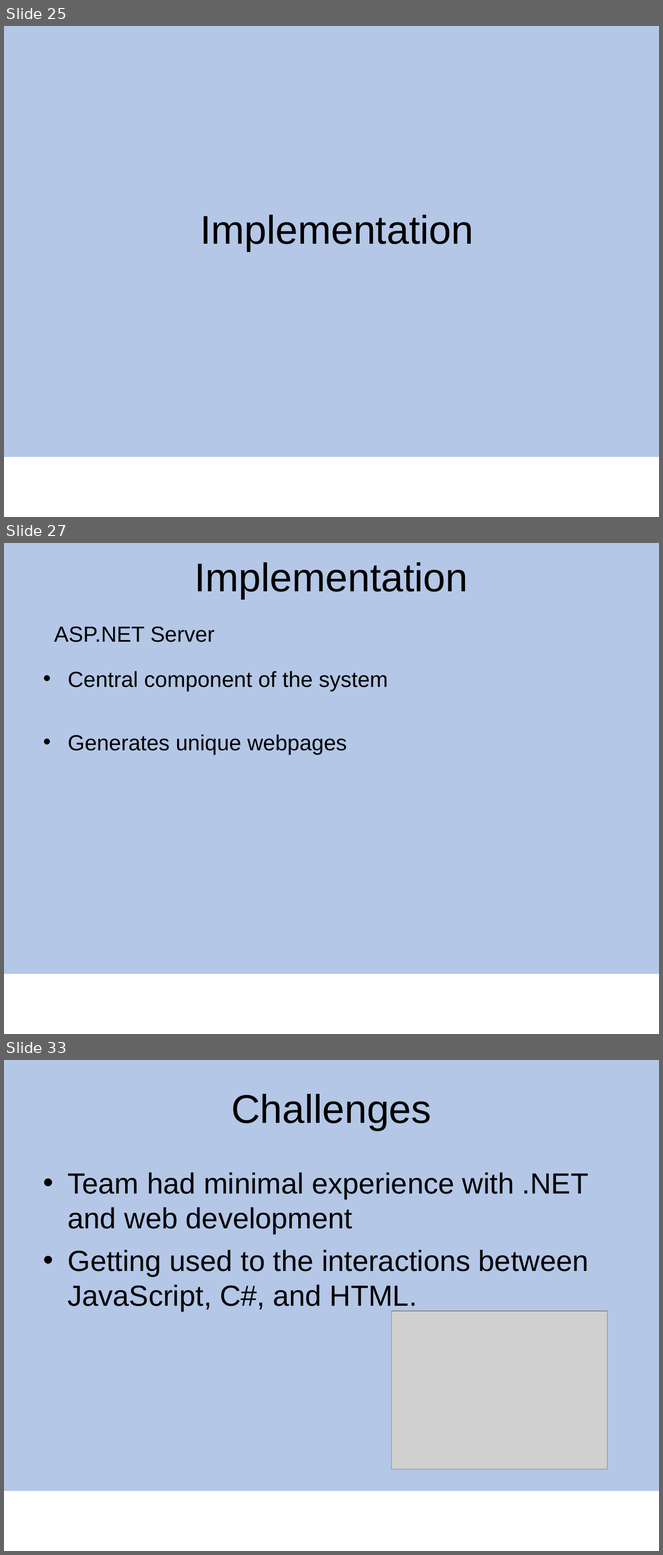
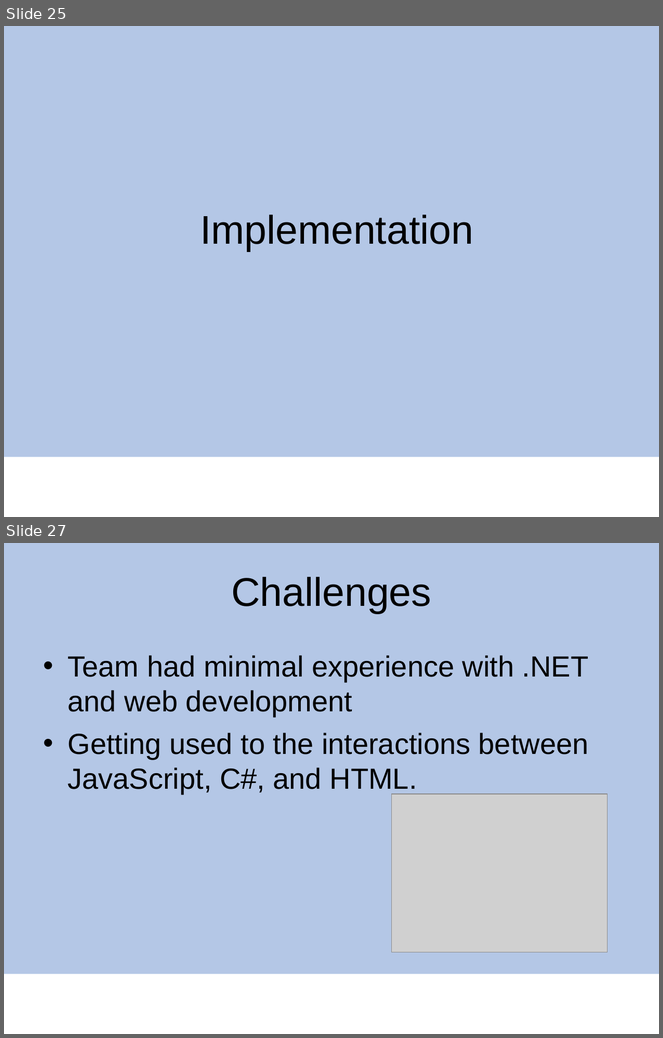
Before and after one commit to cenck09/TheGalleryWalkAlpha, a slide deck: Capstone_galleryWak_newV.ppt. Shown one above the other, each under a label of ours: slides 25, 27 and 33 before the commit, slides 25 and 27 after it; the slides between them are not shown. The pictures are 663x1555 and 663x1038 pixels, drawn with LibreOffice and Linux fonts; fonts in the diff are those of the drawing; grey boxes stand for pictures; background and template pictures are left out. Boxes give left, top, right and bottom in pixels: in the first picture for what was removed or moved away, otherwise in the second. Text is boxed around its words. In the diff, an @@ line names an element or a change of style, - is before the commit and + after.

```diff
--- a/Capstone_galleryWak_newV.ppt
+++ b/Capstone_galleryWak_newV.ppt
@@ slide 27 removed at box(4, 543, 659, 1034), background #FFFFFF; not listed: 1 template element that a slide beside it also shows @@
@@ title removed at box(195, 562, 468, 599) @@
-Implementation
@@ text removed at box(54, 626, 215, 642) @@
-ASP.NET Server
@@ text removed at box(68, 671, 388, 755) @@
-• Central component of the system
-• Generates unique webpages
@@ what was slide 33 is now slide 27 @@
```
Also in this commit, not shown: 1 slide changed, 5 other slides removed.
